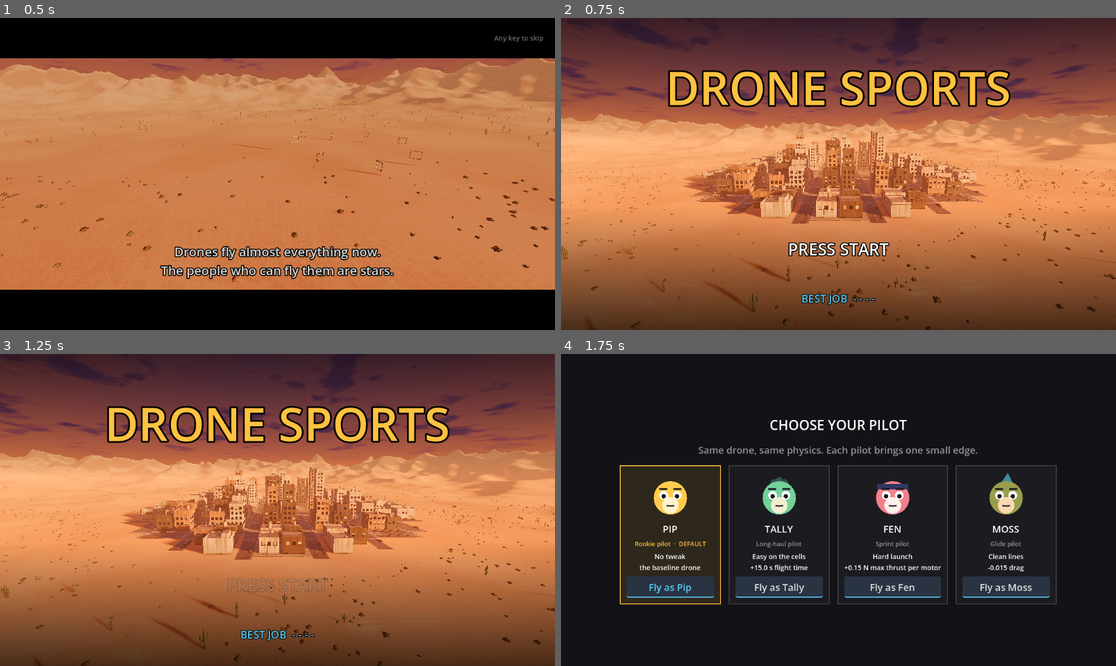
Above: before the commit, frames 1-4 (two rows, left to right).
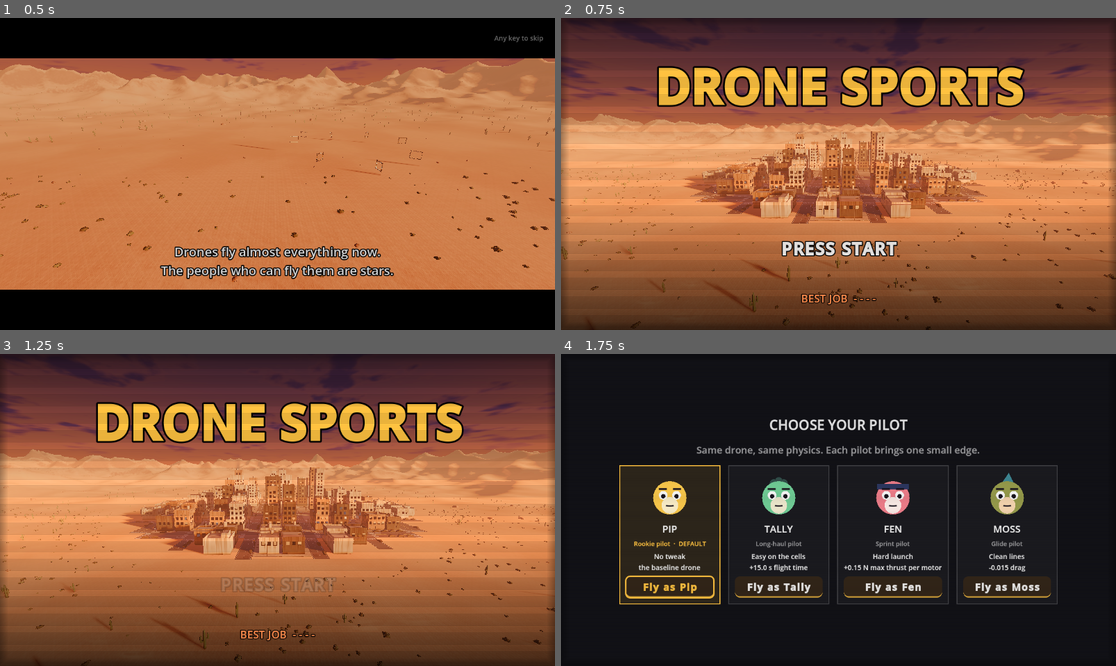
Above: after the commit, the same moments.

Repository: avdrav1/drone-sports
Game: Godot game, scene res://scenes/story/intro.tscn
Two runs of this game, one before a commit and one after it. Both use one fixed random seed, a clock stepped at 60 frames per second and the inputs below.
Inputs (mouse positions are in pixels of both pictures, inside the frame that each line leads up to):
- Up to frame 1 (0.5 s): no input
- Up to frame 2 (0.75 s): tap Enter (ui_accept) at 0.5 s; move the mouse to (960, 158) at 0.52 s; hold Right (roll_right) from 0.53 s (still down); hold C (cycle_camera) from 0.53 s (still down); click (960, 158) at 0.67 s
- Up to frame 3 (1.25 s): keep holding Right (roll_right); keep holding C (cycle_camera); tap Enter (ui_accept) at 0.77 s
- Up to frame 4 (1.75 s): release Right (roll_right) at 1.25 s; release C (cycle_camera) at 1.25 s; tap Enter (ui_accept) at 1.25 s; drag from (727, 525) to (810, 572) at 1.27 s

Frame 1 is identical in both runs. In frame 2, 26% of the frame differs, in the area x 0-100%, y 0-100%; in frame 3, 25%; in frame 4, 8.0%.

Commit message:
Story 17.6: Cabinet and ops skins
Co-Authored-By: Claude Opus 5.5 <noreply@anthropic.com>

Diff:
--- a/data/audio/bank.tres
+++ b/data/audio/bank.tres
@@ -47,6 +47,7 @@
 [ext_resource type="AudioStream" path="res://data/audio/cc0/thunder_1.ogg" id="45_thunder1"]
 [ext_resource type="AudioStream" path="res://data/audio/cc0/thunder_2.ogg" id="46_thunder2"]
 [ext_resource type="AudioStream" path="res://data/audio/cc0/thunder_3.ogg" id="47_thunder3"]
+[ext_resource type="AudioStream" path="res://data/audio/generated/coin_chime.wav" id="60_coin_chime"]
 
 [sub_resource type="Resource" id="drone_hum"]
 script = ExtResource("2_event")
@@ -311,6 +312,13 @@
 pitch_variance = 0.08
 bus = &"Weather"
 
+[sub_resource type="Resource" id="coin_chime"]
+script = ExtResource("2_event")
+id = &"coin_chime"
+streams = Array[AudioStream]([ExtResource("60_coin_chime")])
+volume_db = -8.0
+bus = &"UI"
+
 [resource]
 script = ExtResource("1_bank")
-events = Array[ExtResource("2_event")]([SubResource("drone_h …(962 unchanged characters)… ("weather_wind"), SubResource("thunder")])
+events = Array[ExtResource("2_event")]([SubResource("drone_h …(962 unchanged characters)… ("weather_wind"), SubResource("thunder"), SubResource("coin_chime")])
--- a/data/teams/cannery_row.tres
+++ b/data/teams/cannery_row.tres
@@ -12,3 +12,4 @@
 reputation_needed = 25
 preset = ExtResource("2_preset")
 blurb = "Bea's crew. Old buildings come down; they need eyes inside when they do."
+colors = PackedColorArray(0.92, 0.56, 0.26, 1, 0.62, 0.82, 0.62, 1)
--- a/data/teams/city_rescue_air.tres
+++ b/data/teams/city_rescue_air.tres
@@ -12,3 +12,4 @@
 reputation_needed = 35
 preset = ExtResource("2_preset")
 blurb = "The city's medical flight unit. Bad weather is the job."
+colors = PackedColorArray(1, 0.38, 0.32, 1, 0.95, 0.95, 0.95, 1)
--- a/data/teams/deadweight.tres
+++ b/data/teams/deadweight.tres
@@ -12,3 +12,4 @@
 reputation_needed = 60
 preset = ExtResource("2_preset")
 blurb = "The crew they call for the big ones. No guard, no governor."
+colors = PackedColorArray(1, 0.84, 0.2, 1, 0.72, 0.72, 0.78, 1)
--- a/data/teams/halcyon_racing.tres
+++ b/data/teams/halcyon_racing.tres
@@ -12,3 +12,4 @@
 reputation_needed = 60
 preset = ExtResource("2_preset")
 blurb = "A top-flight league team. They fly by hand and expect you to."
+colors = PackedColorArray(0.95, 0.35, 0.5, 1, 1, 0.85, 0.4, 1)
--- a/data/teams/harbor_couriers.tres
+++ b/data/teams/harbor_couriers.tres
@@ -12,3 +12,4 @@
 reputation_needed = 10
 preset = ExtResource("2_preset")
 blurb = "Parcels, panels, and tower checks across the harbor district."
+colors = PackedColorArray(0.2, 0.82, 0.72, 1, 0.95, 0.75, 0.3, 1)
--- a/data/teams/skyline_juniors.tres
+++ b/data/teams/skyline_juniors.tres
@@ -14,3 +14,4 @@
 joining_scene = "res://scenes/story/recruited.tscn"
 preset = ExtResource("2_preset")
 blurb = "Coach Rin's development squad. Real drones, real gates, training wheels on."
+colors = PackedColorArray(0.35, 0.75, 1, 1, 0.9, 0.95, 1, 1)
--- /dev/null
+++ b/data/ui/skins/cabinet.tres
@@ -0,0 +1,29 @@
+[gd_resource type="Resource" script_class="FrontSkin" load_steps=4 format=3]
+
+[ext_resource type="Script" path="res://scripts/ui/front_skin.gd" id="1_skin"]
+
+[sub_resource type="FontVariation" id="body"]
+variation_embolden = 0.4
+
+[sub_resource type="FontVariation" id="display"]
+variation_embolden = 1.4
+spacing_glyph = 2
+
+[resource]
+script = ExtResource("1_skin")
+id = &"cabinet"
+background = Color(0.07, 0.07, 0.09, 1)
+panel = Color(0.1, 0.08, 0.07, 0.96)
+border = Color(1, 0.76, 0.25, 0.8)
+border_width = 3
+corner_radius = 10
+button = Color(0.2, 0.15, 0.1, 1)
+text = Color(1, 1, 1, 0.92)
+dim = Color(1, 1, 1, 0.5)
+accent = Color(1, 0.76, 0.25, 1)
+heading = Color(1, 0.55, 0.3, 1)
+font = SubResource("body")
+display_font = SubResource("display")
+scanlines = true
+start_sound = &"coin_chime"
+team_colors = false
--- /dev/null
+++ b/data/ui/skins/ops.tres
@@ -0,0 +1,28 @@
+[gd_resource type="Resource" script_class="FrontSkin" load_steps=4 format=3]
+
+[ext_resource type="Script" path="res://scripts/ui/front_skin.gd" id="1_skin"]
+
+[sub_resource type="FontVariation" id="body"]
+spacing_glyph = 1
+
+[sub_resource type="FontVariation" id="display"]
+spacing_glyph = 4
+
+[resource]
+script = ExtResource("1_skin")
+id = &"ops"
+background = Color(0.035, 0.045, 0.06, 1)
+panel = Color(0, 0, 0, 0.35)
+border = Color(1, 1, 1, 0.35)
+border_width = 1
+corner_radius = 0
+button = Color(1, 1, 1, 0.06)
+text = Color(1, 1, 1, 0.9)
+dim = Color(1, 1, 1, 0.45)
+accent = Color(1, 0.76, 0.25, 1)
+heading = Color(1, 1, 1, 0.6)
+font = SubResource("body")
+display_font = SubResource("display")
+scanlines = false
+start_sound = &""
+team_colors = true
--- a/scripts/progression/team.gd
+++ b/scripts/progression/team.gd
@@ -22,6 +22,8 @@
 @export_file("*.tscn") var joining_scene := ""
 ## One line for the offer and the job board.
 @export var blurb := ""
+## Primary and secondary: the ops console wears them from Act 2 (Story 17.6).
+@export var colors: PackedColorArray = [Color(0.35, 0.8, 0.95), Color(0.9, 0.95, 1.0)]
 
 ## Problems with this resource given the job types that exist; empty when valid.
 func validate(known_types: Array) -> Array[String]:
--- /dev/null
+++ b/scripts/ui/front_skin.gd
@@ -0,0 +1,107 @@
+class_name FrontSkin
+extends Resource
+# How the front end looks (Story 17.6): colors, fonts, panel style, and sounds,
+# worn by the title, the board, its menu, and the CREW page. Act 1 is a home
+# arcade cabinet (chunky type, scanlines, a coin chime on Start, the bezel's
+# amber); from Act 2 it is the team's ops console (the flight HUD's thin lines
+# in the team's colors). current() picks one; theme() turns it into a Theme.
+
+const CABINET := "res://data/ui/skins/cabinet.tres"
+const OPS := "res://data/ui/skins/ops.tres"
+
+@export var id: StringName
+@export var background := Color(0.07, 0.07, 0.09)
+@export var panel := Color(0.08, 0.09, 0.12, 0.92)
+@export var border := Color(0.35, 0.8, 0.95)
+@export var border_width := 2
+@export var corner_radius := 6
+@export var button := Color(0.16, 0.2, 0.26)
+@export var text := Color.WHITE
+@export var dim := Color(1, 1, 1, 0.55)
+@export var accent := Color(1.0, 0.76, 0.25)
+## Section headings and the title's best score.
+@export var heading := Color(0.35, 0.8, 0.95)
+## Body text; null keeps the engine's font.
+@export var font: Font
+## Big type: titles and menu items. Null uses `font`.
+@export var display_font: Font
+## Scanlines over the whole screen, like a CRT.
+@export var scanlines := false
+## Played on PRESS START; empty plays the usual confirm.
+@export var start_sound: StringName
+## Ops: border, accent and heading come from the current team's colors.
+@export var team_colors := false
+
+## The skin for where the career is: the cabinet in Act 1, the ops console
+## in the team's colors from Act 2.
+static func current() -> FrontSkin:
+	return for_act(Career.act(), Career.team())
+
+static func for_act(act: int, team: Team = null) -> FrontSkin:
+	var s: FrontSkin = load(CABINET if act <= 1 else OPS)
+	if s.team_colors and team and team.colors.size() >= 2:
+		s = s.duplicate()
+		s.accent = team.colors[0]
+		s.border = Color(team.colors[0], 0.8)
+		s.heading = team.colors[1]
+	return s
+
+func theme() -> Theme:
+	var t := Theme.new()
+	t.default_font_size = 20
+	if font:
+		t.default_font = font
+	var big := display_font if display_font else font
+	var p := _box(panel, border, border_width)
+	p.set_content_margin(SIDE_LEFT, 24)
+	p.set_content_margin(SIDE_RIGHT, 24)
+	p.set_content_margin(SIDE_TOP, 20)
+	p.set_content_margin(SIDE_BOTTOM, 20)
+	t.set_stylebox("panel", "PanelContainer", p)
+	var normal := _box(button, border, border_width)
+	if border_width > 1:
+		# The cabinet's buttons sit on a lit bottom edge, like the old board.
+		normal.set_border_width_all(0)
+		normal.border_width_bottom = border_width
+	normal.set_content_margin(SIDE_LEFT, 18)
+	normal.set_content_margin(SIDE_RIGHT, 18)
+	normal.set_content_margin(SIDE_TOP, 8)
+	normal.set_content_margin(SIDE_BOTTOM, 8)
+	var hover: StyleBoxFlat = normal.duplicate()
+	hover.bg_color = button.lightened(0.12)
+	var off: StyleBoxFlat = normal.duplicate()
+	off.bg_color.a *= 0.35
+	off.border_color.a *= 0.25
+	var focus := StyleBoxFlat.new()
+	focus.draw_center = false
+	focus.border_color = accent
+	focus.set_border_width_all(3)
+	focus.set_corner_radius_all(corner_radius)
+	focus.set_expand_margin_all(2)
+	for kind in ["Button", "OptionButton"]:
+		t.set_stylebox("normal", kind, normal)
+		t.set_stylebox("hover", kind, hover)
+		t.set_stylebox("pressed", kind, hover)
+		t.set_stylebox("disabled", kind, off)
+		t.set_stylebox("focus", kind, focus)
+		t.set_color("font_color", kind, text)
+		t.set_color("font_hover_color", kind, text)
+		t.set_color("font_focus_color", kind, accent)
+		t.set_color("font_pressed_color", kind, accent)
+		t.set_color("font_disabled_color", kind, dim)
+		if big:
+			t.set_font("font", kind, big)
+	t.set_color("font_color", "Label", text)
+	# Labels that want the big type set theme_type_variation = &"Display".
+	t.set_type_variation(&"Display", &"Label")
+	if big:
+		t.set_font("font", &"Display", big)
+	return t
+
+func _box(fill: Color, edge: Color, width: int) -> StyleBoxFlat:
+	var b := StyleBoxFlat.new()
+	b.bg_color = fill
+	b.border_color = edge
+	b.set_border_width_all(width)
+	b.set_corner_radius_all(corner_radius)
+	return b
--- a/scripts/ui/job_board.gd
+++ b/scripts/ui/job_board.gd
@@ -15,16 +15,19 @@
 # while FLY has focus, Enter selects, Esc goes back: from a page to the menu,
 # from the menu to the title. CREW is its own page with big faces; OPTIONS
 # holds Sound, Quality, and Watch intro.
+# Story 17.6: it wears the FrontSkin for the act, the arcade cabinet in Act 1
+# and the team's ops console from Act 2.
 
 const JOBS := "res://data/jobs/board.tres"
 const FREE_FLIGHT := "res://scenes/debug_flight.tscn"
 const INTRO := "res://scenes/story/intro.tscn"
 const TITLE := "res://scenes/ui/title.tscn"
-const ACCENT := Color(1.0, 0.76, 0.25)
 const DIM := Color(1, 1, 1, 0.55)
 const HURT := Color(1.0, 0.45, 0.35)
 
 var jobs: JobList
+## The look for this act; set before the board builds.
+var skin: FrontSkin
 var offer_dialog: OfferDialog
 var shop: ShopDialog
 var pilot_select: PilotSelect
@@ -54,6 +57,8 @@
 func _ready() -> void:
 	jobs = load(JOBS)
 	set_anchors_preset(PRESET_FULL_RECT)
+	skin = FrontSkin.current()
+	theme = skin.theme()
 	_build()
 	refresh()
 	offer_dialog = OfferDialog.new()
@@ -80,6 +85,10 @@
 		pilot_select.open()
 	else:
 		menu_button(&"Fly").grab_focus()
+	if skin.scanlines:
+		var lines := Scanlines.new()
+		lines.name = "Scanlines"
+		add_child(lines)
 	UiSounds.wire(self)
 	MusicDirector.board()
 	Career.check_offers()
@@ -285,7 +294,7 @@
 		var tag := Label.new()
 		tag.name = "StartHere"
 		tag.text = "START HERE"
-		tag.add_theme_color_override("font_color", ACCENT)
+		tag.add_theme_color_override("font_color", skin.accent)
 		tag.add_theme_font_size_override("font_size", 15)
 		info.add_child(tag)
 	var head := HBoxContainer.new()
@@ -294,7 +303,7 @@
 	var icon := JobIcon.new()
 	icon.name = "Icon"
 	icon.kind = job.job_type
-	icon.color = HURT if boss else ACCENT
+	icon.color = HURT if boss else skin.accent
 	icon.custom_minimum_size = Vector2(52, 52)
 	head.add_child(icon)
 	var title := Label.new()
@@ -329,7 +338,7 @@
 	grade.name = "Grade"
 	var best := Career.best_grade(job.id)
 	grade.text = "BEST GRADE  " + (best if best != "" else "-")
-	grade.add_theme_color_override("font_color", Color(0.35, 0.8, 0.95))
+	grade.add_theme_color_override("font_color", skin.heading)
 	grade.add_theme_font_size_override("font_size", 18)
 	info.add_child(grade)
 	# The Lattice gets no cheerful pitch; its row keeps its own say (Story 8.1).
@@ -388,7 +397,7 @@
 	row.add_child(text)
 	var who_label := Label.new()
 	who_label.text = "%s  ·  %s  ·  ON COMMS" % [c.name, c.role]
-	who_label.add_theme_color_override("font_color", ACCENT)
+	who_label.add_theme_color_override("font_color", skin.accent)
 	who_label.add_theme_font_size_override("font_size", 14)
 	text.add_child(who_label)
 	var pitch := Label.new()
@@ -436,13 +445,13 @@
 func _heading(t: String) -> Label:
 	var l := Label.new()
 	l.text = t
-	l.add_theme_color_override("font_color", Color(0.35, 0.8, 0.95))
+	l.add_theme_color_override("font_color", skin.heading)
 	l.add_theme_font_size_override("font_size", 13)
 	return l
 
 func _build() -> void:
 	var bg := ColorRect.new()
-	bg.color = Color(0.07, 0.07, 0.09)
+	bg.color = skin.background
 	bg.set_anchors_preset(PRESET_FULL_RECT)
 	add_child(bg)
 	var margin := MarginContainer.new()
@@ -460,10 +469,11 @@
 	head.add_child(titles)
 	var title := Label.new()
 	title.text = "JOB BOARD"
+	title.theme_type_variation = &"Display"
 	title.add_theme_font_size_override("font_size", 28)
 	titles.add_child(title)
 	_header = Label.new()
-	_header.add_theme_color_override("font_color", ACCENT)
+	_header.add_theme_color_override("font_color", skin.accent)
 	titles.add_child(_header)
 	_money = Label.new()
 	_money.size_flags_vertical = SIZE_SHRINK_END
@@ -486,6 +496,7 @@
 	carousel = JobCarousel.new()
 	carousel.name = "Carousel"
 	carousel.set_anchors_preset(PRESET_FULL_RECT)
+	carousel.accent = skin.accent
 	carousel.activated.connect(func(_i): fly_current())
 	stack.add_child(carousel)
 	pages[&"jobs"] = carousel
@@ -498,7 +509,7 @@
 	crew_page.gui_input.connect(_on_crew_scroll_input)
 	crew_page.focus_entered.connect(func():
 		var lit: StyleBoxFlat = crew_page.get_theme_stylebox("panel").duplicate()
-		lit.border_color = ACCENT
+		lit.border_color = skin.accent
 		crew_page.add_theme_stylebox_override("panel", lit))
 	crew_page.focus_exited.connect(func(): crew_page.remove_theme_stylebox_override("panel"))
 	_crew_box.add_theme_constant_override("separation", 16)
@@ -526,14 +537,8 @@
 		b.alignment = HORIZONTAL_ALIGNMENT_LEFT
 		b.autowrap_mode = TextServer.AUTOWRAP_WORD_SMART
 		b.add_theme_font_size_override("font_size", 24)
-		b.add_theme_stylebox_override("focus", _focus_box())
 		b.pressed.connect(it[2])
 		menu.add_child(b)
-		# The theme has no disabled look; a faded normal one reads as off.
-		var off: StyleBoxFlat = b.get_theme_stylebox("normal").duplicate()
-		off.bg_color.a = 0.35
-		off.border_color.a = 0.2
-		b.add_theme_stylebox_override("disabled", off)
 	_shop_button = menu_button(&"Garage")
 	_pilot_button = menu_button(&"Pilot")
 	menu_button(&"Fly").gui_input.connect(_on_fly_item_input)
@@ -581,7 +586,6 @@
 	for c in [sound_button, quality, intro]:
 		c.size_flags_horizontal = SIZE_SHRINK_BEGIN
 		c.custom_minimum_size.x = 280
-		c.add_theme_stylebox_override("focus", _focus_box())
 		# Left goes back to the menu item that opened the page.
 		c.focus_neighbor_left = c.get_path_to(menu_button(&"Options"))
 	var esc := Label.new()
@@ -600,16 +604,6 @@
 	if step != 0:
 		_crew_scroll.scroll_vertical += step * 120
 		pages[&"crew"].accept_event()
-
-## A focused control's outline: thick, bright, drawn over its normal look.
-func _focus_box() -> StyleBoxFlat:
-	var box := StyleBoxFlat.new()
-	box.draw_center = false
-	box.border_color = ACCENT
-	box.set_border_width_all(3)
-	box.set_corner_radius_all(4)
-	box.set_expand_margin_all(2)
-	return box
 
 ## A page holding a scrolling list, e.g. the crew.
 func _panel(stack: Control, key: StringName) -> VBoxContainer:
--- a/scripts/ui/job_carousel.gd
+++ b/scripts/ui/job_carousel.gd
@@ -18,6 +18,12 @@
 
 var cards: Array[Control] = []
 var index := 0
+## The lit card's border and the current dot; the board sets its skin's.
+var accent := ACCENT:
+	set(v):
+		accent = v
+		if dots:
+			dots.accent = v
 ## Times a card has shaken; tests read it.
 var shakes := 0
 ## Lights the card as if focused, e.g. while the menu's FLY item has focus.
@@ -133,8 +139,8 @@
 	if box is StyleBoxFlat:
 		var lit: StyleBoxFlat = box.duplicate()
 		var on := has_focus() or highlight
-		lit.border_color = ACCENT if on else box.border_color
-		lit.set_border_width_all(4 if on else 2)
+		lit.border_color = accent if on else box.border_color
+		lit.set_border_width_all(box.border_width_left + (2 if on else 0))
 		c.add_theme_stylebox_override("panel", lit)
 
 func _arrow(n: String, text: String, action: Callable) -> Button:
@@ -158,13 +164,13 @@
 		set(v):
 			current = v
 			queue_redraw()
-
+	var accent := ACCENT
 	func _draw() -> void:
 		var gap := 20.0
 		var left := size.x * 0.5 - gap * (count - 1) * 0.5
 		for i in count:
 			var at := Vector2(left + gap * i, size.y * 0.5)
 			if i == current:
-				draw_circle(at, 6.0, ACCENT)
+				draw_circle(at, 6.0, accent)
 			else:
 				draw_circle(at, 4.0, DIM)
--- /dev/null
+++ b/scripts/ui/scanlines.gd
@@ -0,0 +1,22 @@
+class_name Scanlines
+extends Control
+# The cabinet skin's CRT lines (Story 17.6): a faint dark line every few pixels
+# over the whole screen and a soft dark edge. Takes no input.
+
+@export var gap := 3
+@export var line := Color(0, 0, 0, 0.16)
+
+func _ready() -> void:
+	set_anchors_and_offsets_preset(PRESET_FULL_RECT)
+	mouse_filter = MOUSE_FILTER_IGNORE
+	resized.connect(queue_redraw)
+
+func _draw() -> void:
+	var y := 0.0
+	while y < size.y:
+		draw_line(Vector2(0, y), Vector2(size.x, y), line, 1.0)
+		y += gap
+	# The tube's edge: a few nested dark frames.
+	for i in 6:
+		var a := 0.05 * (6 - i)
+		draw_rect(Rect2(Vector2.ONE * i * 3.0, size - Vector2.ONE * i * 6.0), Color(0, 0, 0, a), false, 3.0)
--- a/scripts/ui/title_screen.gd
+++ b/scripts/ui/title_screen.gd
@@ -5,10 +5,9 @@
 # sandbox, HUDs hidden). Any key, click, or pad button opens the job board,
 # which asks for a pilot first on a new game. The intro forwards here once
 # seen, and Esc on the board comes back.
+# Story 17.6: it wears the act's FrontSkin; the cabinet's Start is a coin chime.
 
 const BOARD := "res://scenes/ui/job_board.tscn"
-const ACCENT := Color(1.0, 0.76, 0.25)
-const THEME := preload("res://scenes/ui/theme.tres")
 ## Shown for a best score of zero.
 const NO_SCORE := "- - - -"
 
@@ -21,12 +20,14 @@
 var title_label: Label
 var press_start: Label
 var best_label: Label
+var skin: FrontSkin
 
 var _age := 0.0
 
 @onready var backdrop: CutscenePlayer = $Backdrop
 
 func _ready() -> void:
+	skin = FrontSkin.current()
 	_build()
 	best_label.text = "BEST JOB  " + best_text(Wallet.best_pay)
 	MusicDirector.board()
@@ -52,7 +53,7 @@
 	if started:
 		return
 	started = true
-	Sfx.play(UiSounds.CONFIRM)
+	Sfx.play(skin.start_sound if skin.start_sound != &"" else UiSounds.CONFIRM)
 	get_tree().change_scene_to_file.call_deferred(BOARD)
 
 func _build() -> void:
@@ -62,7 +63,7 @@
 	var root := Control.new()
 	root.set_anchors_preset(Control.PRESET_FULL_RECT)
 	root.mouse_filter = Control.MOUSE_FILTER_IGNORE
-	root.theme = THEME
+	root.theme = skin.theme()
 	layer.add_child(root)
 	# Shade top and bottom so the text reads over any sky or sand.
 	for top in [true, false]:
@@ -74,18 +75,24 @@
 		shade.expand_mode = TextureRect.EXPAND_IGNORE_SIZE
 		shade.texture = _fade_texture(top)
 		root.add_child(shade)
-	title_label = _label("DRONE SPORTS", 96, ACCENT, 14)
+	title_label = _label("DRONE SPORTS", 96, skin.accent, 14)
 	title_label.name = "Title"
+	title_label.theme_type_variation = &"Display"
 	_place(title_label, 0.12, 0.32)
 	root.add_child(title_label)
-	press_start = _label("PRESS START", 34, Color.WHITE, 8)
+	press_start = _label("PRESS START", 34, skin.text, 8)
+	press_start.theme_type_variation = &"Display"
 	press_start.name = "PressStart"
 	_place(press_start, 0.7, 0.78)
 	root.add_child(press_start)
-	best_label = _label("", 22, Color(0.35, 0.8, 0.95), 6)
+	best_label = _label("", 22, skin.heading, 6)
 	best_label.name = "Best"
 	_place(best_label, 0.86, 0.94)
 	root.add_child(best_label)
+	if skin.scanlines:
+		var lines := Scanlines.new()
+		lines.name = "Scanlines"
+		root.add_child(lines)
 
 ## Spans the width between two heights, as fractions of the screen.
 func _place(c: Control, top: float, bottom: float) -> void:
--- /dev/null
+++ b/tests/test_front_skin.gd
@@ -0,0 +1,103 @@
+extends RefCounted
+# Story 17.6: cabinet and ops skins. Act 1 wears the arcade cabinet (scanlines,
+# a coin chime on Start); from Act 2 the ops console in the team's colors, from
+# the board right after the recruitment scene. Any added font is licensed.
+
+const Sim = preload("res://tests/sim.gd")
+const BOARD := "res://scenes/ui/job_board.tscn"
+const TITLE := "res://scenes/ui/title.tscn"
+const RECRUITED := "res://scenes/story/recruited.tscn"
+const FONTS := "res://data/ui/fonts"
+
+func _open(path: String) -> Node:
+	Sim.tree().change_scene_to_file(path)
+	await Sim.process_frames(3)
+	return Sim.tree().current_scene
+
+func _close() -> void:
+	Sim.tree().unload_current_scene()
+	await Sim.process_frames(1)
+
+## The screen is themed from `skin`: its panels carry the skin's border.
+func _wears(theme: Theme, skin: FrontSkin) -> bool:
+	var panel := theme.get_stylebox("panel", "PanelContainer") as StyleBoxFlat
+	return panel != null and panel.border_color == skin.border and panel.bg_color == skin.panel
+
+func test_act_picks_the_skin() -> bool:
+	var team: Team = Career.teams.by_id(&"harbor_couriers")
+	var home := FrontSkin.for_act(1)
+	var ops := FrontSkin.for_act(2, team)
+	var later := FrontSkin.for_act(4, Career.teams.by_id(&"city_rescue_air"))
+	return home.id == &"cabinet" and home.scanlines and home.start_sound == &"coin_chime" \
+		and ops.id == &"ops" and not ops.scanlines and ops.start_sound == &"" \
+		and ops.accent == team.colors[0] and later.accent != ops.accent \
+		and FrontSkin.current().id == &"cabinet"
+
+func test_every_front_end_screen_wears_the_cabinet_in_act_1() -> bool:
+	PlayerProfile.choose_pilot(&"pip")
+	var b: JobBoard = await _open(BOARD)
+	# The CREW page, unfocused, is a panel in the skin's colors.
+	var crew: PanelContainer = b.pages[&"crew"]
+	var ok: bool = Career.act() == 1 and b.skin.id == &"cabinet" and _wears(b.theme, b.skin) \
+		and b.get_node_or_null("Scanlines") != null and b.get_node("Scanlines").size == b.size and b.menu.get_theme_font("font", "Button") == b.skin.display_font \
+		and (crew.get_theme_stylebox("panel") as StyleBoxFlat).border_color == b.skin.border
+	await _close()
+	var t: TitleScreen = await _open(TITLE)
+	ok = ok and t.skin.id == &"cabinet" and _wears(t.title_label.get_parent().theme, t.skin) \
+		and t.find_child("Scanlines", true, false) != null
+	var chimes := Sfx.count(&"coin_chime")
+	t.start()
+	ok = ok and Sfx.count(&"coin_chime") == chimes + 1
+	await Sim.process_frames(3)
+	await _close()
+	return ok
+
+func test_ops_skin_in_the_team_colors_from_act_2() -> bool:
+	PlayerProfile.choose_pilot(&"pip")
+	Career.team_id = &"harbor_couriers"
+	var colors: PackedColorArray = Career.team().colors
+	var b: JobBoard = await _open(BOARD)
+	var ok: bool = b.skin.id == &"ops" and b.skin.accent == colors[0] and _wears(b.theme, b.skin) \
+		and b.get_node_or_null("Scanlines") == null and b.carousel.accent == colors[0]
+	await _close()
+	var t: TitleScreen = await _open(TITLE)
+	var chimes := Sfx.count(&"coin_chime")
+	ok = ok and t.skin.id == &"ops" and t.title_label.get_theme_color("font_color") == colors[0] \
+		and t.find_child("Scanlines", true, false) == null
+	t.start()
+	ok = ok and Sfx.count(&"coin_chime") == chimes
+	await Sim.process_frames(3)
+	await _close()
+	Career.team_id = &""
+	return ok
+
+func test_board_after_the_recruitment_scene_wears_ops() -> bool:
+	PlayerProfile.choose_pilot(&"pip")
+	StoryFlags.set_flag(&"intro_seen")
+	StoryFlags.set_flag(&"scouted")
+	var before: JobBoard = await _open(BOARD)
+	var cabinet: bool = before.skin.id == &"cabinet"
+	before.offer_dialog.confirmed.emit()
+	await Sim.process_frames(3)
+	var p := Sim.tree().current_scene as CutscenePlayer
+	var played: bool = p != null and p.scene_file_path == RECRUITED
+	while is_instance_valid(p) and not p.done:
+		p.t = p.beat.duration
+		await Sim.process_frames(1)
+	await Sim.process_frames(3)
+	var b := Sim.tree().current_scene as JobBoard
+	var ok: bool = cabinet and played and b != null and b.skin.id == &"ops" \
+		and b.skin.accent == Career.team().colors[0] and _wears(b.theme, b.skin)
+	await _close()
+	return ok
+
+func test_any_added_font_has_its_license_beside_it() -> bool:
+	var dir := DirAccess.open(FONTS)
+	if dir == null:
+		return true  # no fonts added: the skins vary the engine's own
+	var ok := true
+	for f in dir.get_files():
+		if f.get_extension() in ["ttf", "otf", "woff", "woff2"]:
+			var base := f.get_basename()
+			ok = ok and (dir.file_exists(base + ".LICENSE.txt") or dir.file_exists("OFL.txt") or dir.file_exists("LICENSE.txt"))
+	return ok
Not shown: 1 places in data/audio/bank.tres that only renumber resources
Not shown, added: scripts/ui/front_skin.gd.uid
Not shown, added: scripts/ui/scanlines.gd.uid
Not shown, added: tests/test_front_skin.gd.uid
Not shown, changed: data/audio/LICENSES.md
Not shown, added: data/audio/generated/coin_chime.wav
Not shown, changed: docs/BACKLOG.md
